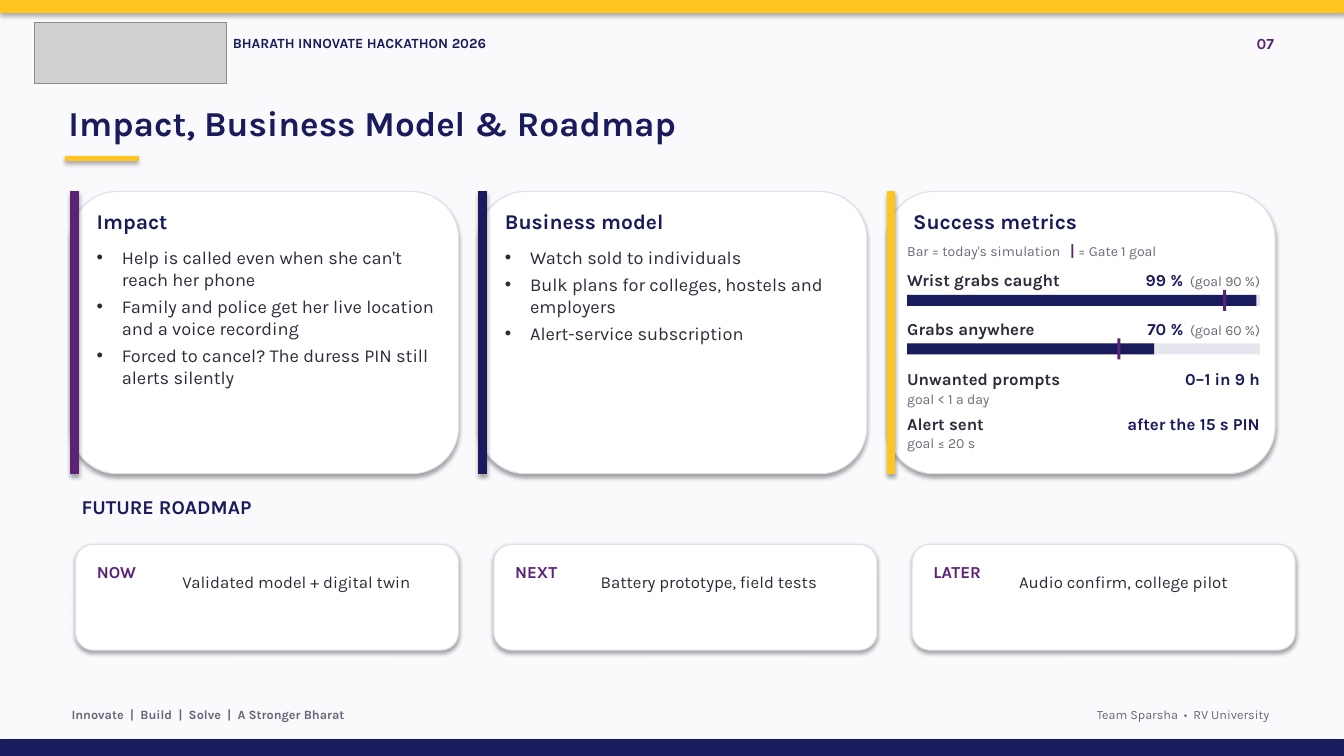
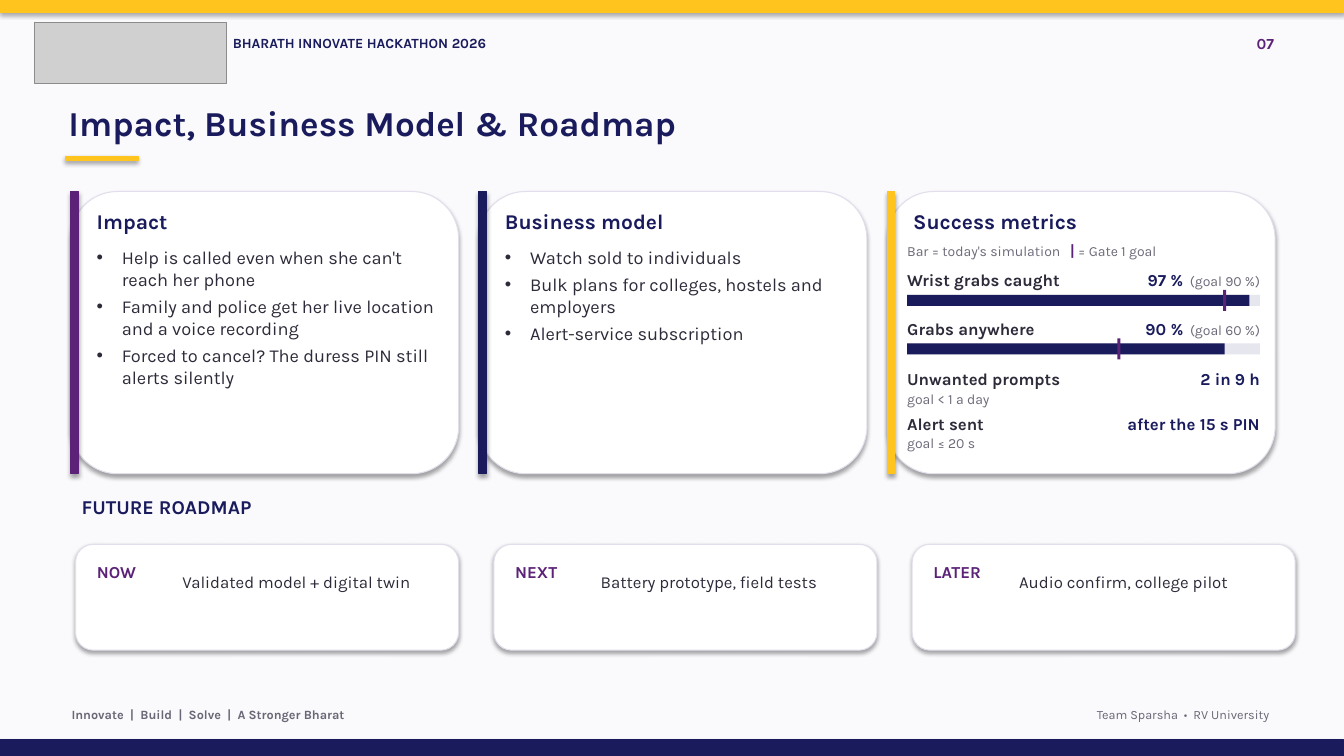
Before and after one commit to Bhajanth13/SparshaGuard, a slide deck: slide 7 of docs/SparshaGuard_BIH2026.pptx. Drawn at 1344x756 pixels with LibreOffice and Linux fonts; fonts in the diff are those of the drawing; grey boxes stand for pictures. Boxes give left, top, right and bottom in pixels: in the first picture for what was removed or moved away, otherwise in the second. Text is boxed around its words. In the diff, an @@ line names an element or a change of style, - is before the commit and + after.

```diff
--- a/docs/SparshaGuard_BIH2026.pptx
+++ b/docs/SparshaGuard_BIH2026.pptx
@@ rectangle: place and size @@
-rectangle at box(907, 295, 1256, 307)
+rectangle at box(907, 295, 1250, 307)
@@ text at box(1148, 275, 1241, 290): text changed @@
-99 % (goal 90 %)
+97 % (goal 90 %)
@@ text at box(1145, 324, 1241, 339): text changed @@
-70 % (goal 60 %)
+90 % (goal 60 %)
@@ rectangle: place and size @@
-rectangle at box(907, 344, 1154, 355)
+rectangle at box(907, 344, 1225, 355)
@@ text at box(1200, 373, 1259, 386): text changed @@
-0–1 in 9 h
+2 in 9 h
```
Also in this commit, not shown: 4 other slides changed, 18 other files.
